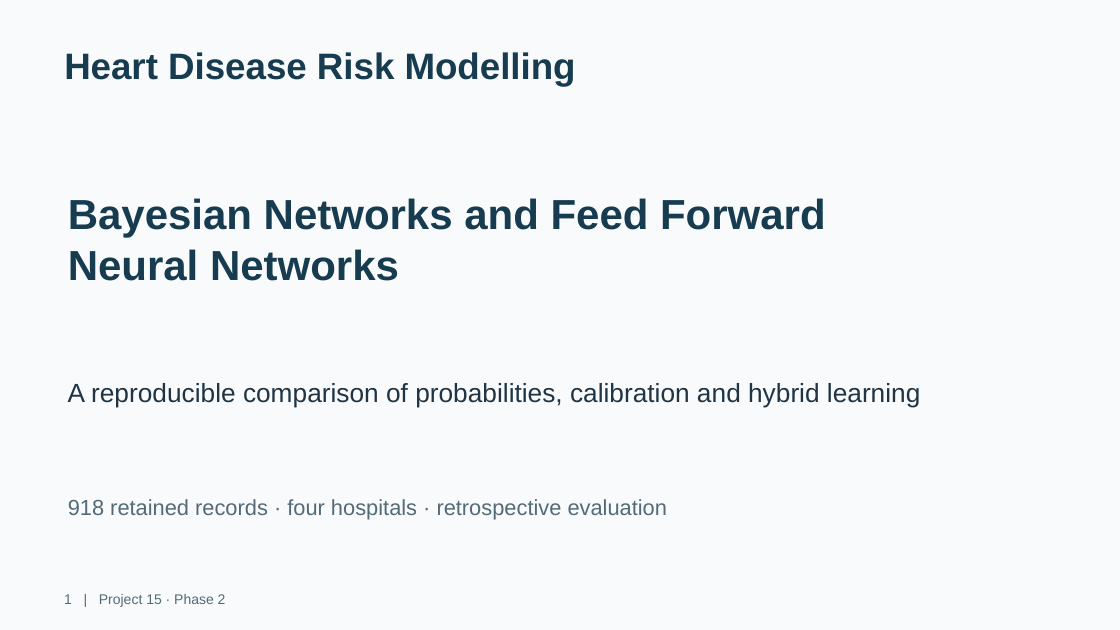
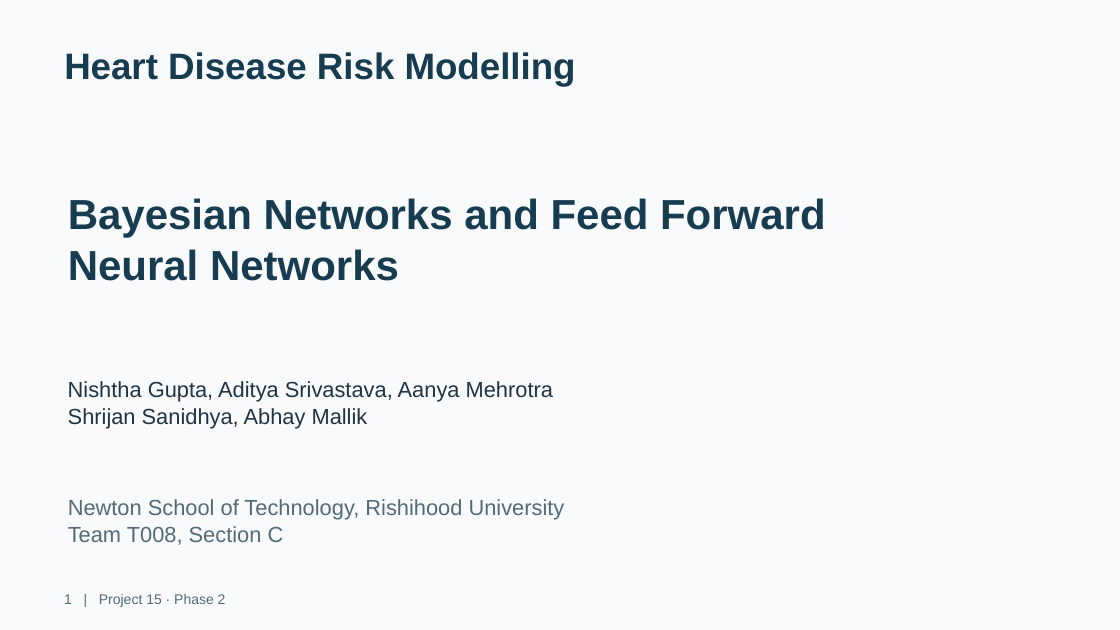
Before and after one commit to nishtha-09-gupta/AML_Capstone_Project, a slide deck: slide 1 of docs/phase2/phase2_presentation_with_followup.pptx. Drawn at 1120x630 pixels with LibreOffice and Linux fonts; fonts in the diff are those of the drawing. Boxes give left, top, right and bottom in pixels: in the first picture for what was removed or moved away, otherwise in the second. Text is boxed around its words. In the diff, an @@ line names an element or a change of style, - is before the commit and + after.

```diff
--- a/docs/phase2/phase2_presentation_with_followup.pptx
+++ b/docs/phase2/phase2_presentation_with_followup.pptx
@@ text at [68, 381, 553, 428]: text changed; size 22.5 to 18.8 pt @@
-A reproducible comparison of probabilities, calibration and hybrid learning
+Nishtha Gupta, Aditya Srivastava, Aanya Mehrotra
+Shrijan Sanidhya, Abhay Mallik
@@ text at [68, 499, 565, 545]: text changed @@
-918 retained records · four hospitals · retrospective evaluation
+Newton School of Technology, Rishihood University
+Team T008, Section C
```
Also in this commit, not shown: 5 other slides changed, 13 other files.
